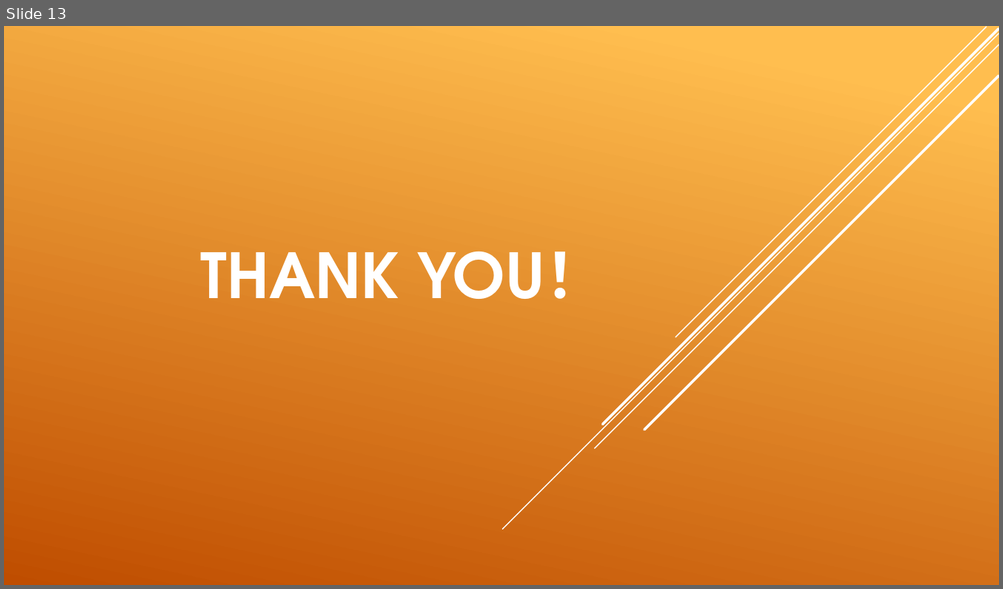
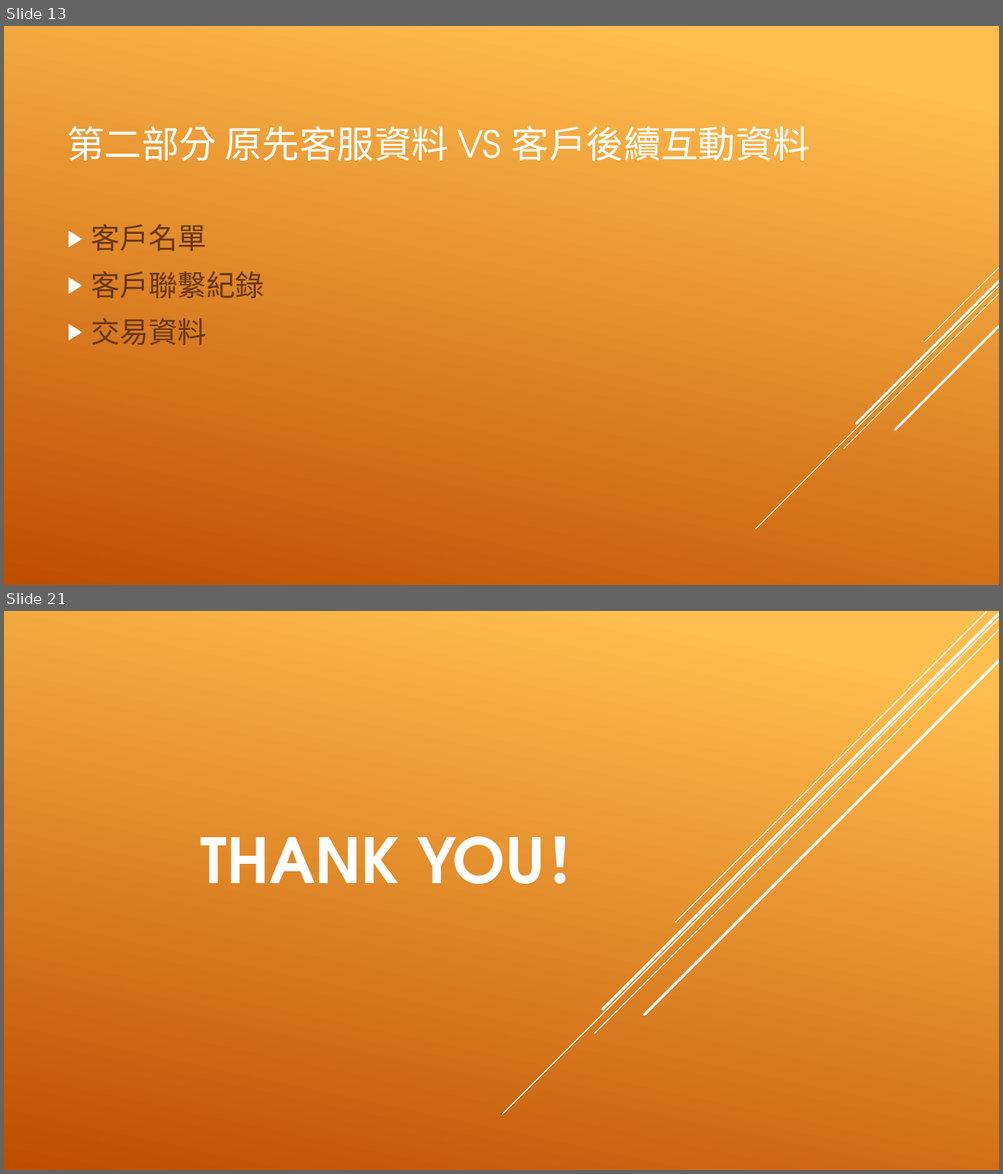
Before and after one commit to WTYU/Fintech-Course, a slide deck: Final/金融科技-文字探勘與機器學習.pptx. Shown one above the other, each under a label of ours: slide 13 before the commit, slides 13 and 21 after it; the slides between them are not shown. The pictures are 1003x589 and 1003x1174 pixels, drawn with LibreOffice and Linux fonts; fonts in the diff are those of the drawing. Boxes give left, top, right and bottom in pixels: in the first picture for what was removed or moved away, otherwise in the second. Text is boxed around its words. In the diff, an @@ line names an element or a change of style, - is before the commit and + after.

```diff
--- a/Final/金融科技-文字探勘與機器學習.pptx
+++ b/Final/金融科技-文字探勘與機器學習.pptx
@@ slide 13 added at (4,26,999,585), background gradient #FFBF50 to #C04D00 @@
@@ title added at (68,126,810,161), 36 pt, text #FFFFFF @@
+第二部分 原先客服資料 VS 客戶後續互動資料
@@ text added at (91,224,264,345), 28 pt, text #68380F @@
+▶ 客戶名單
+▶ 客戶聯繫紀錄
+▶ 交易資料
@@ group added at (755,268,999,530): 5 lines @@
@@ what was slide 13 is now slide 21 @@
```
Also in this commit, not shown: 7 other slides added, 16 other files.
